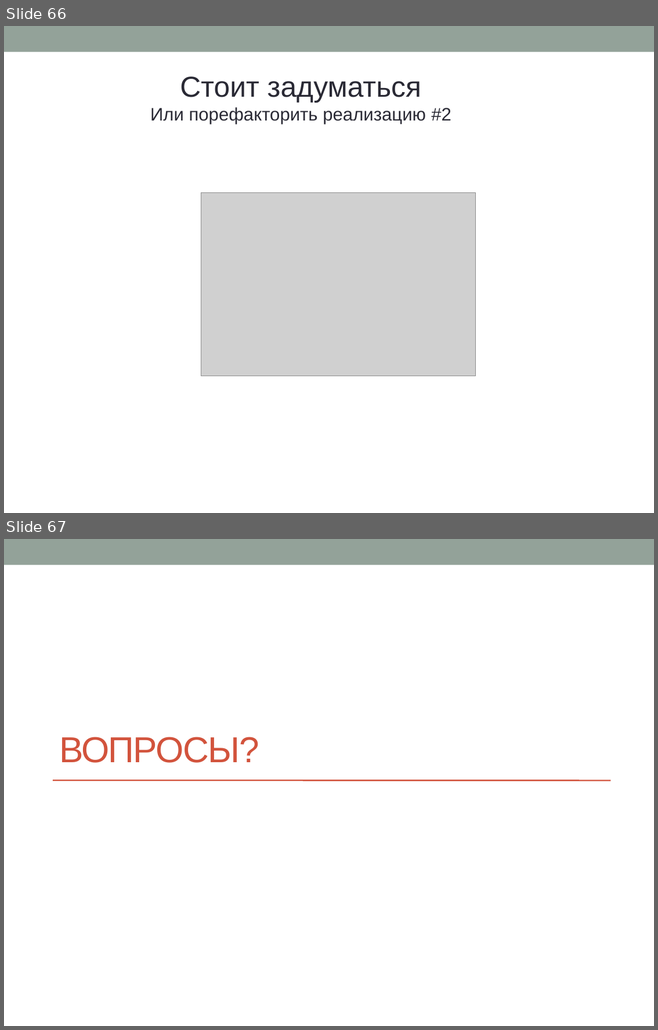
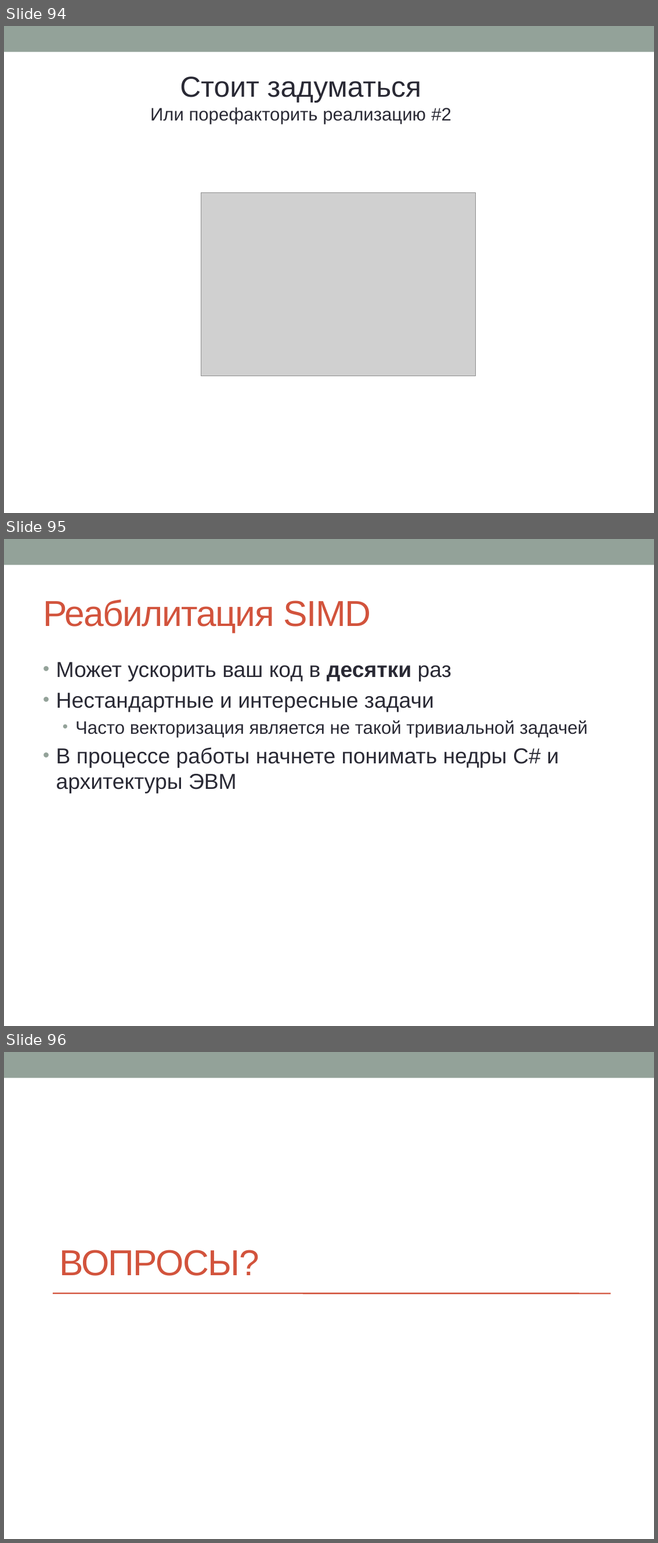
Before and after one commit to sivukhin/SimdLecture, a slide deck: simd_presentation.pptx. Shown one above the other, each under a label of ours: slides 66 and 67 before the commit, slides 94, 95 and 96 after it. The pictures are 658x1030 and 658x1543 pixels, drawn with LibreOffice and Linux fonts; fonts in the diff are those of the drawing; grey boxes stand for pictures. Boxes give left, top, right and bottom in pixels: in the first picture for what was removed or moved away, otherwise in the second. Text is boxed around its words. In the diff, an @@ line names an element or a change of style, - is before the commit and + after.

```diff
--- a/simd_presentation.pptx
+++ b/simd_presentation.pptx
@@ slide 95 added at (4, 539, 654, 1026), background #FFFFFF; not listed: 1 template element that a slide beside it also shows @@
@@ title added at (43, 599, 371, 633), 40 pt, text #D2533C @@
+Реабилитация SIMD
@@ text added at (56, 662, 587, 794), 24 pt, text #292934 @@
+• Может ускорить ваш код в десятки раз
+• Нестандартные и интересные задачи
+  • Часто векторизация является не такой тривиальной задачей
+• В процессе работы начнете понимать недры C# и архитектуры ЭВМ
@@ what was slide 66 is now slide 94 @@
@@ what was slide 67 is now slide 96 @@
```
Also in this commit, not shown: 10 slides changed, 31 other slides added, 3 slides removed, 1 other file.
